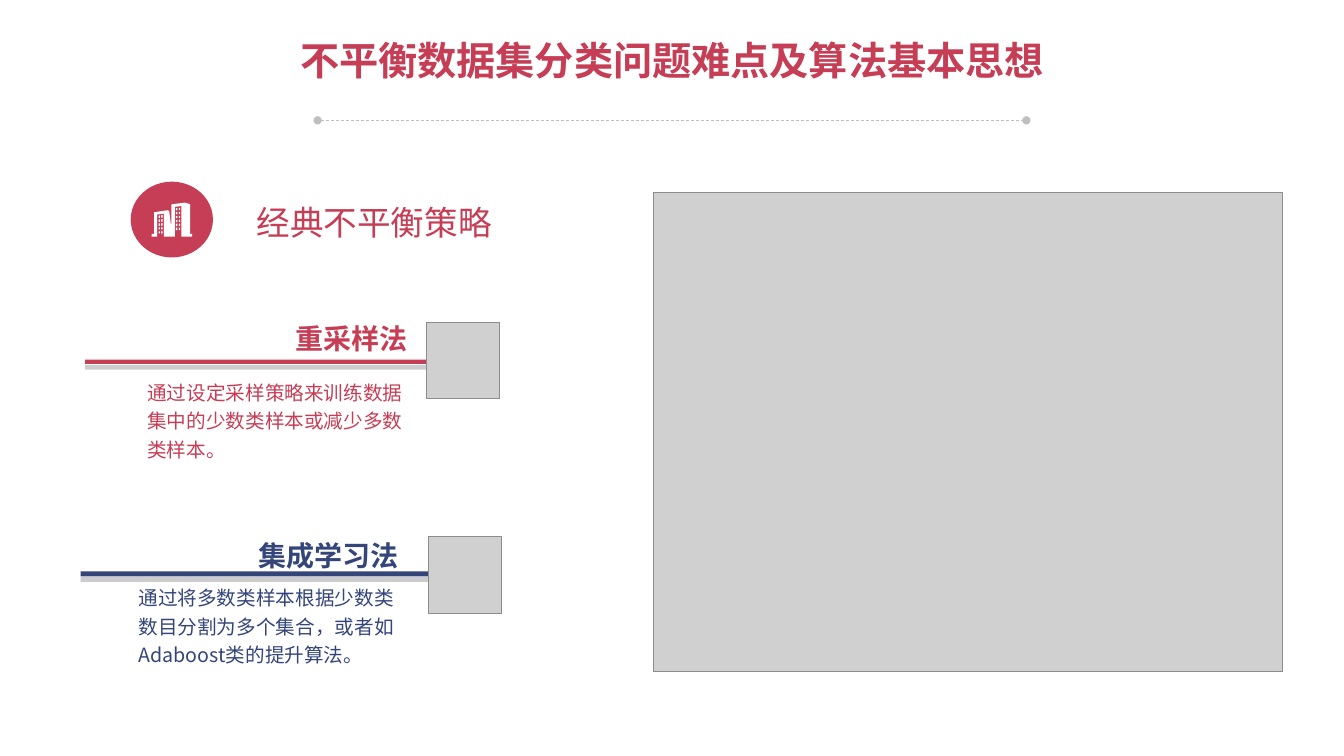
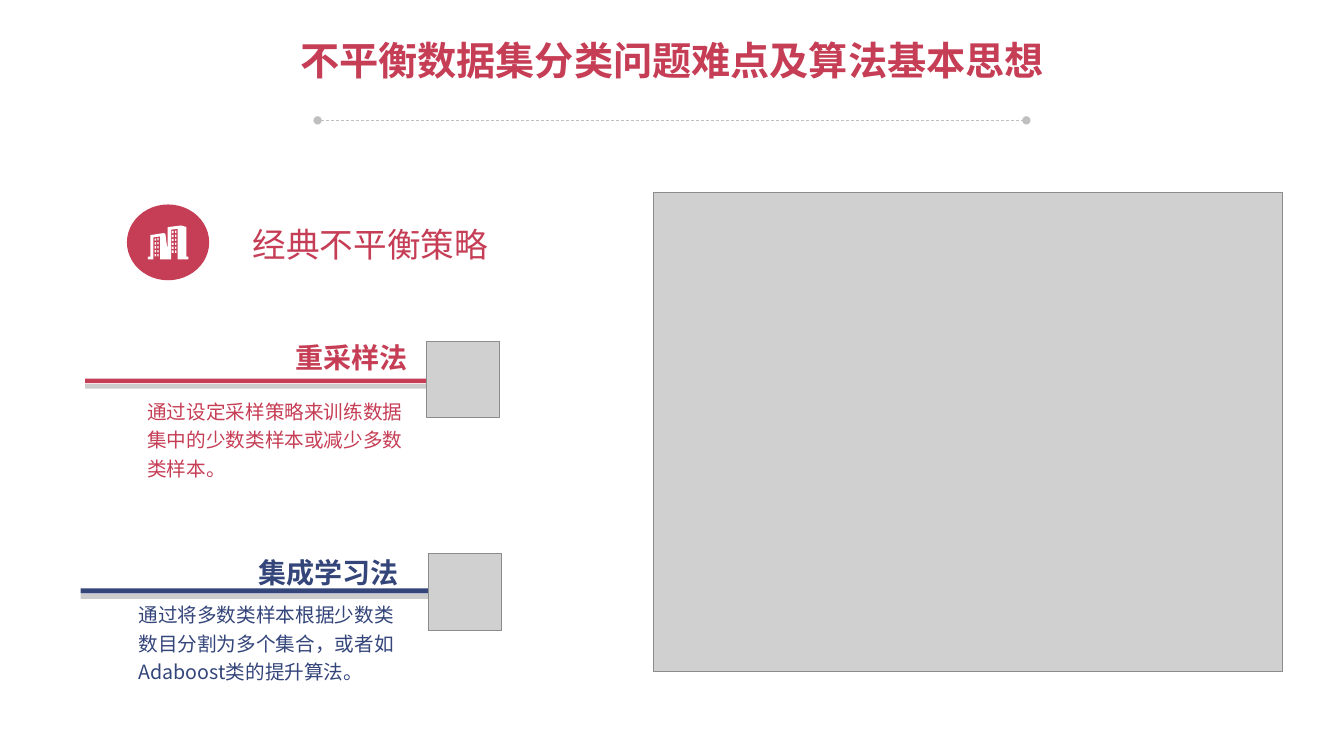
Before and after one commit to 616905919/Graduation-Project, a slide deck: slide 8 of 答辩ppt.pptx. Drawn at 1344x756 pixels with LibreOffice and Linux fonts; fonts in the diff are those of the drawing; grey boxes stand for pictures; background and template pictures are left out. Boxes give left, top, right and bottom in pixels: in the first picture for what was removed or moved away, otherwise in the second. Text is boxed around its words. In the diff, an @@ line names an element or a change of style, - is before the commit and + after.

```diff
--- a/答辩ppt.pptx
+++ b/答辩ppt.pptx
@@ 1 text, 1 freeform shape, 1 ellipse moved together from (x1=131, y1=181, x2=492, y2=257) to (x1=127, y1=205, x2=488, y2=280) @@
@@ 3 texts, 2 pictures, 1 rectangle moved together from (x1=85, y1=323, x2=502, y2=614) to (x1=85, y1=341, x2=502, y2=631) @@
@@ rectangle moved from (x1=81, y1=572, x2=429, y2=577) to (x1=81, y1=589, x2=429, y2=594) @@
@@ text "通过将多数类样本根据少数类数目分割为多个集合，或者如Adaboost类的提升算法。" moved from (x1=138, y1=588, x2=393, y2=664) to (x1=138, y1=605, x2=393, y2=681) @@
```
Also in this commit, not shown: 8 other slides changed, 1 other file.
